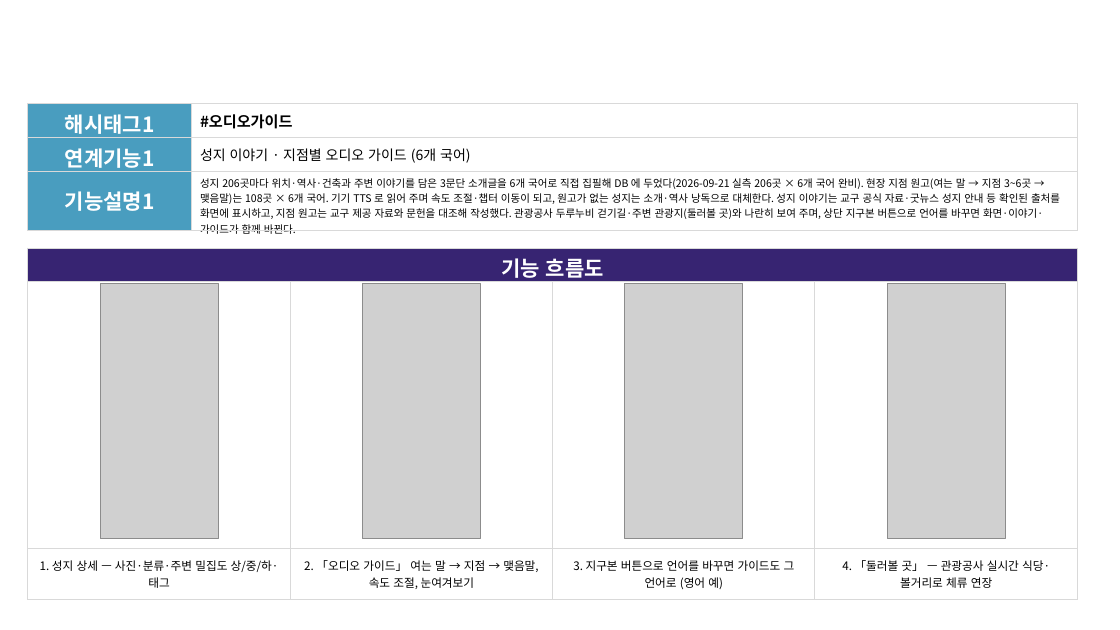
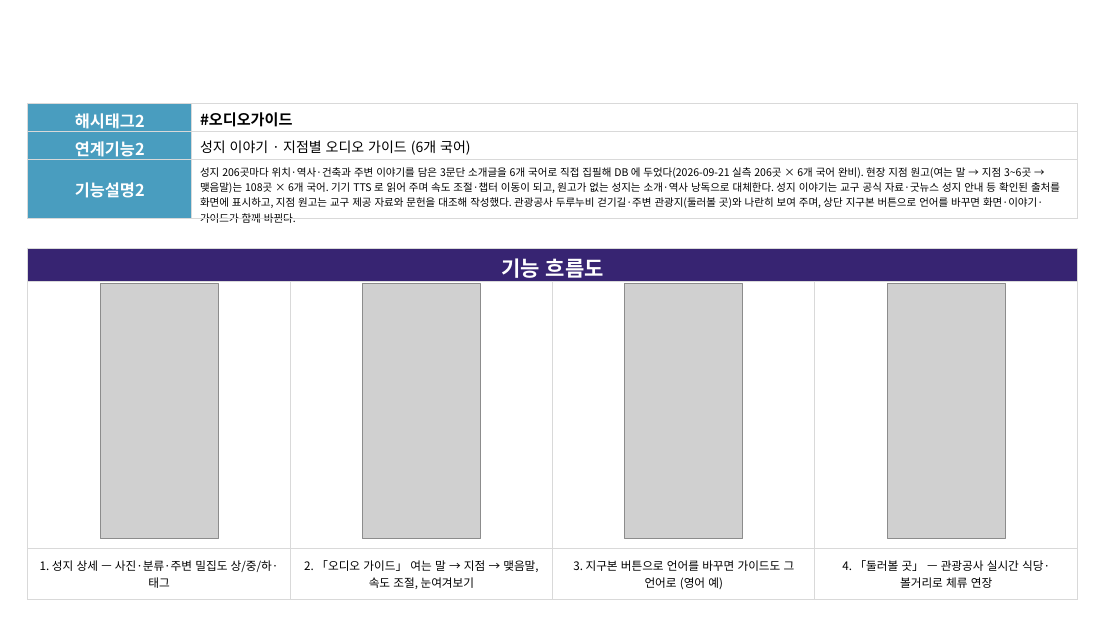
Before and after one commit to linkcontent7-huisun/visitholykorea, a slide deck: slide 6 of docs/10-product/공모전/원본-공모전제출/기능설명서_2026-09-21.pptx. Drawn at 1120x630 pixels with LibreOffice and Linux fonts; fonts in the diff are those of the drawing; grey boxes stand for pictures; background and template pictures are left out. Boxes give left, top, right and bottom in pixels: in the first picture for what was removed or moved away, otherwise in the second. Text is boxed around its words. In the diff, an @@ line names an element or a change of style, - is before the commit and + after.

```diff
--- a/docs/10-product/공모전/원본-공모전제출/기능설명서_2026-09-21.pptx
+++ b/docs/10-product/공모전/원본-공모전제출/기능설명서_2026-09-21.pptx
@@ table at (x1=28, y1=104, x2=1078, y2=230) @@
-row 1, column 1: 해시태그1
+row 1, column 1: 해시태그2
-row 2, column 1: 연계기능1
+row 2, column 1: 연계기능2
-row 3, column 1: 기능설명1
+row 3, column 1: 기능설명2
```
Also in this commit, not shown: 6 other slides changed, 5 other files.
